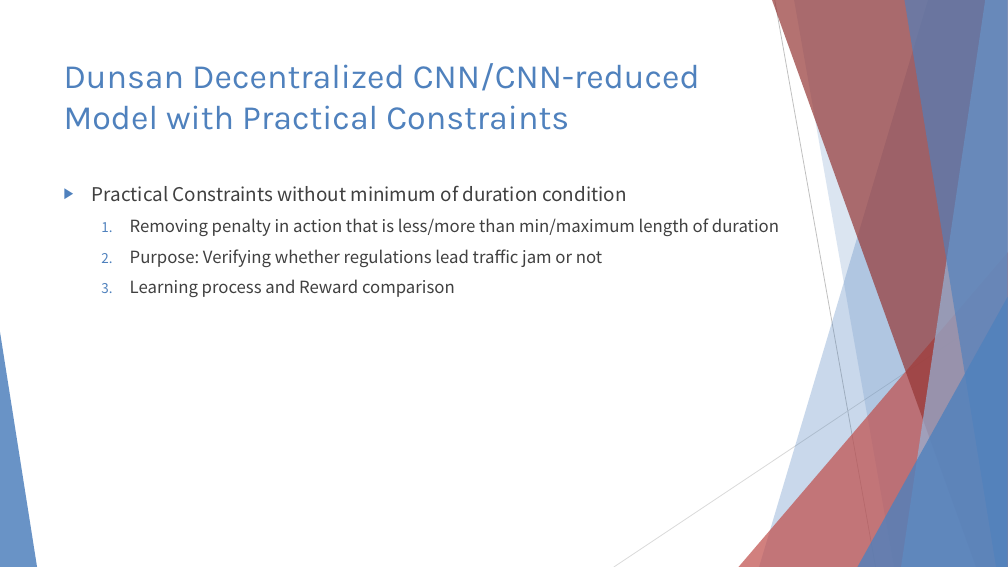
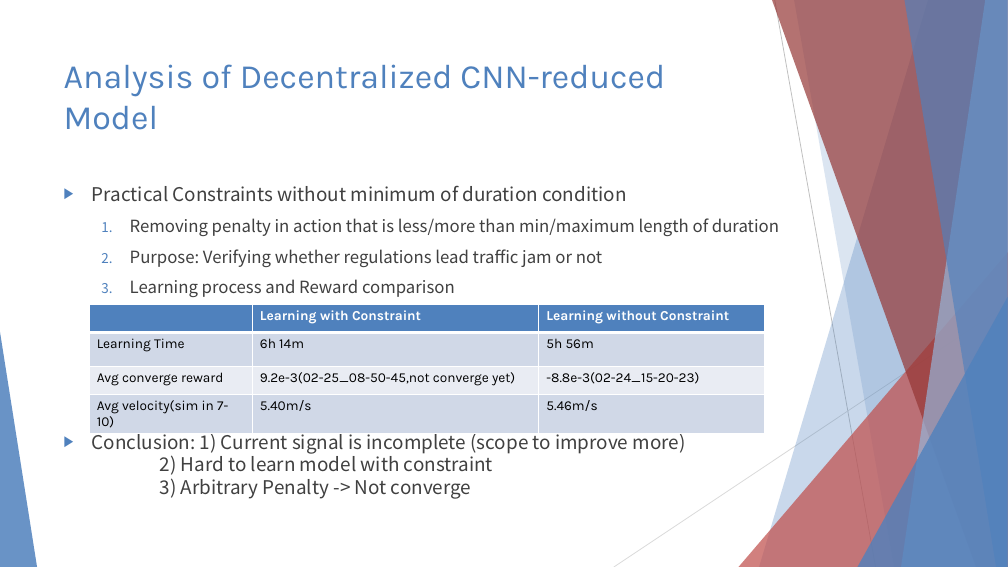
Before and after one commit to 3neutronstar/rl-constraints-traffic, a slide deck: slide 16 of Traffic Optimization Final Speech.pptx (slide 15 before the commit). Drawn at 1008x567 pixels with LibreOffice and Linux fonts; fonts in the diff are those of the drawing. Boxes give left, top, right and bottom in pixels: in the first picture for what was removed or moved away, otherwise in the second. Text is boxed around its words. In the diff, an @@ line names an element or a change of style, - is before the commit and + after.

```diff
--- a/Traffic Optimization Final Speech.pptx
+++ b/Traffic Optimization Final Speech.pptx
@@ title at (64, 64, 665, 130): text changed @@
-Dunsan Decentralized CNN/CNN-reduced Model with Practical Constraints
+Analysis of Decentralized CNN-reduced Model
@@ table added at (89, 304, 765, 432), 4 rows, 3 columns @@
+ | Learning with Constraint | Learning without Constraint
+Learning Time | 6h 14m | 5h 56m
+Avg converge reward | 9.2e-3(02-25_08-50-45,not converge yet) | -8.8e-3(02-24_15-20-23)
+Avg velocity(sim in 7-10) | 5.40m/s | 5.46m/s
@@ text at (92, 429, 686, 499): paragraph added @@
+▶ Conclusion: 1) Current signal is incomplete (scope to improve more)
+  2) Hard to learn model with constraint
+  3) Arbitrary Penalty -> Not converge
```
Also in this commit, not shown: 7 other slides changed, 2 slides added, 1 slide removed, 5 other files.
